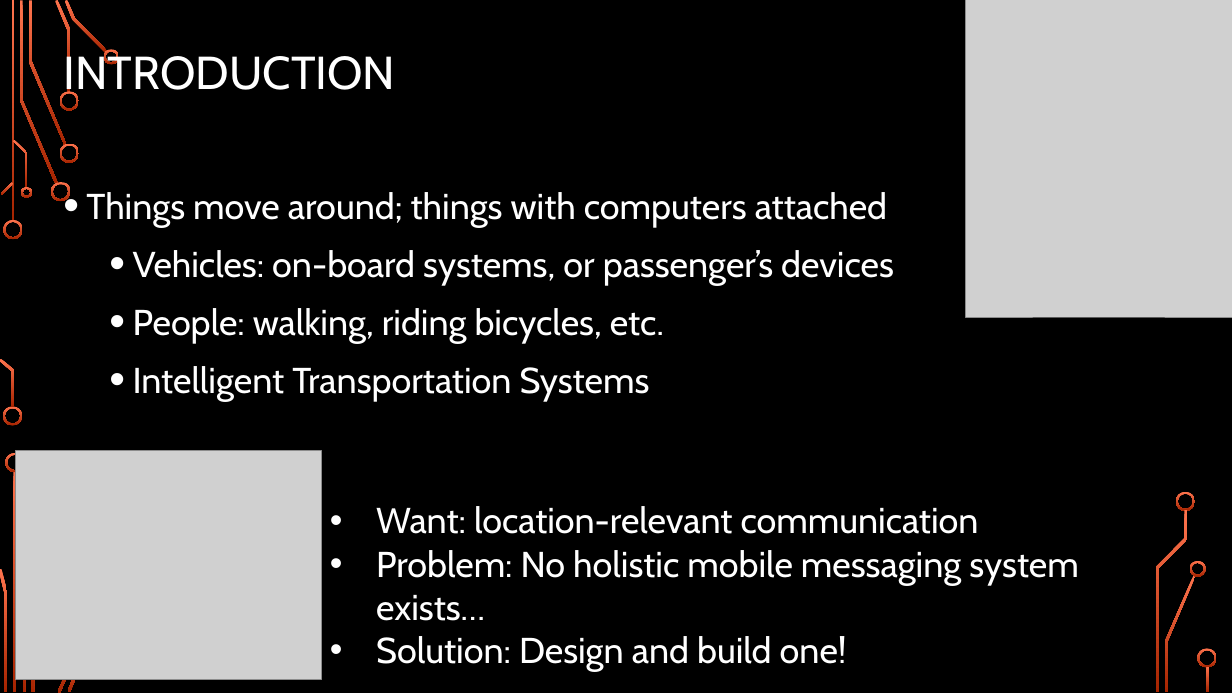
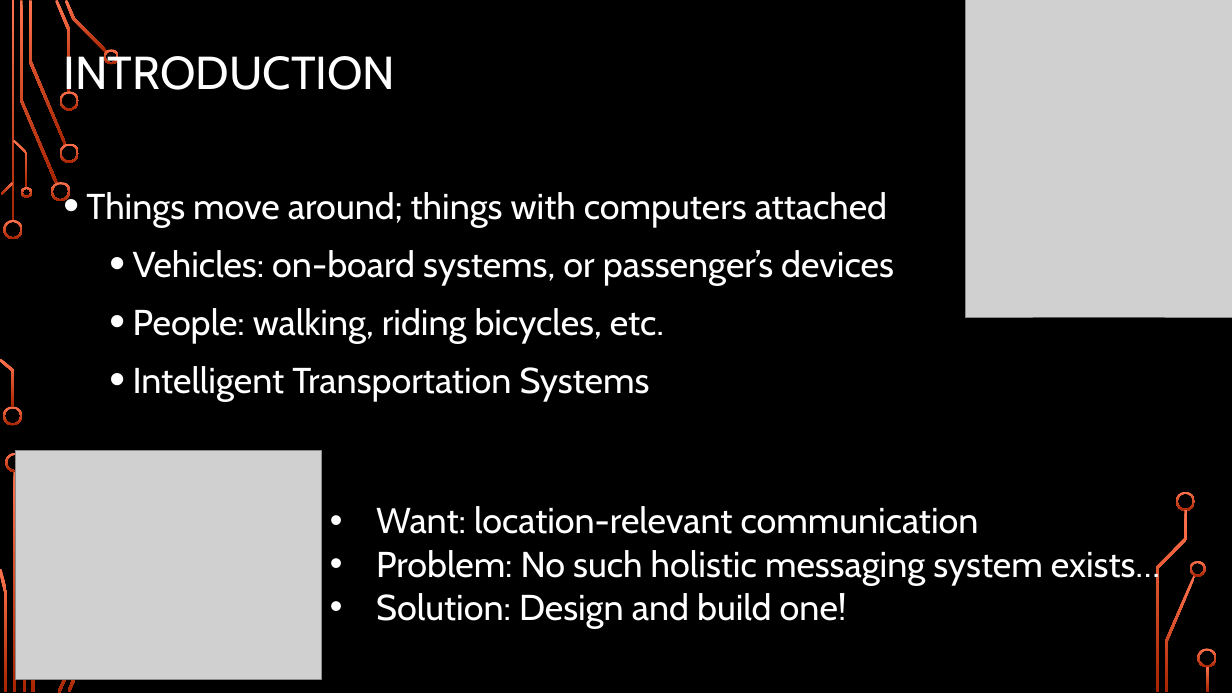
Before and after one commit to TejaKommineni/Mercury, a slide deck: slide 2 of presentation/Mercury-Part1.pptx. Drawn at 1232x693 pixels with LibreOffice and Linux fonts; fonts in the diff are those of the drawing; grey boxes stand for pictures; background and template pictures are left out. Boxes give left, top, right and bottom in pixels: in the first picture for what was removed or moved away, otherwise in the second. Text is boxed around its words. In the diff, an @@ line names an element or a change of style, - is before the commit and + after.

Commit message:
Minor updates.

```diff
--- a/presentation/Mercury-Part1.pptx
+++ b/presentation/Mercury-Part1.pptx
@@ text at (376, 550, 1160, 585): text changed @@
-  • Problem: No holistic mobile messaging system exists…
+  • Problem: No such holistic messaging system exists…
```
Also in this commit, not shown: 1 other slide changed.
